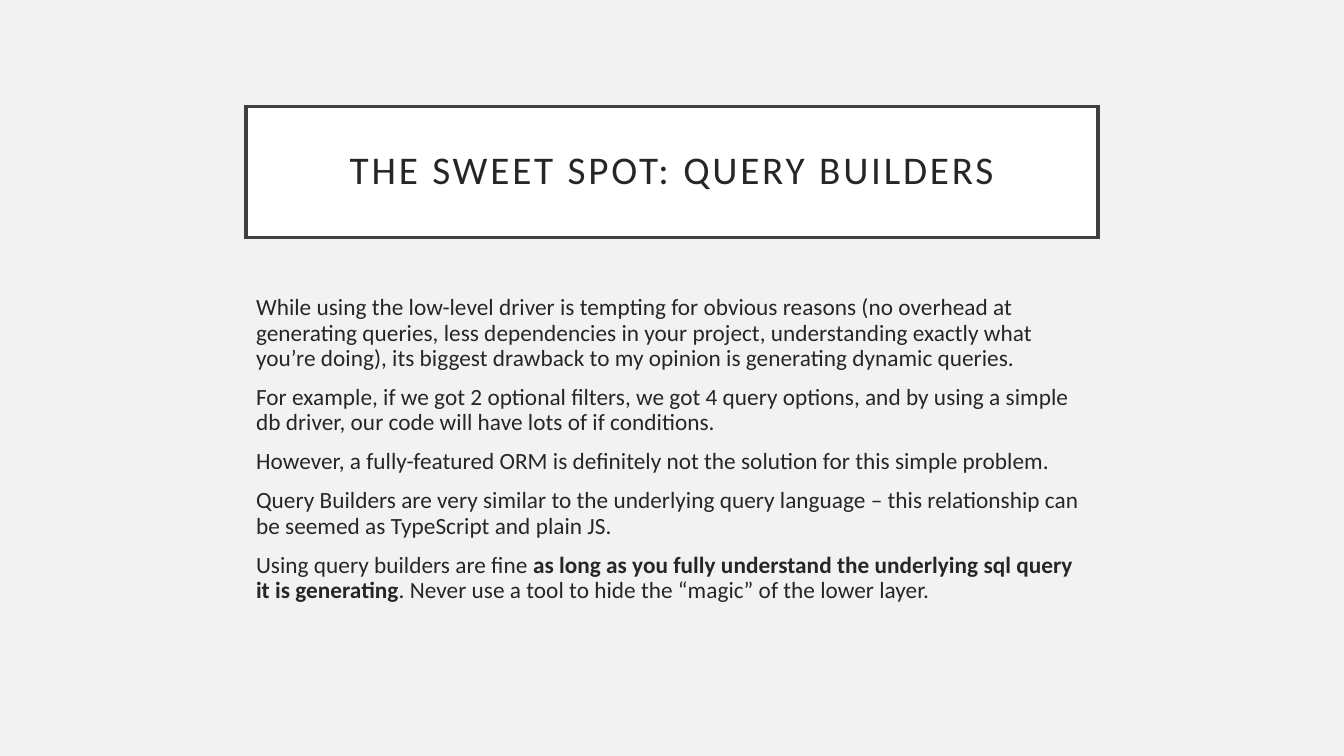
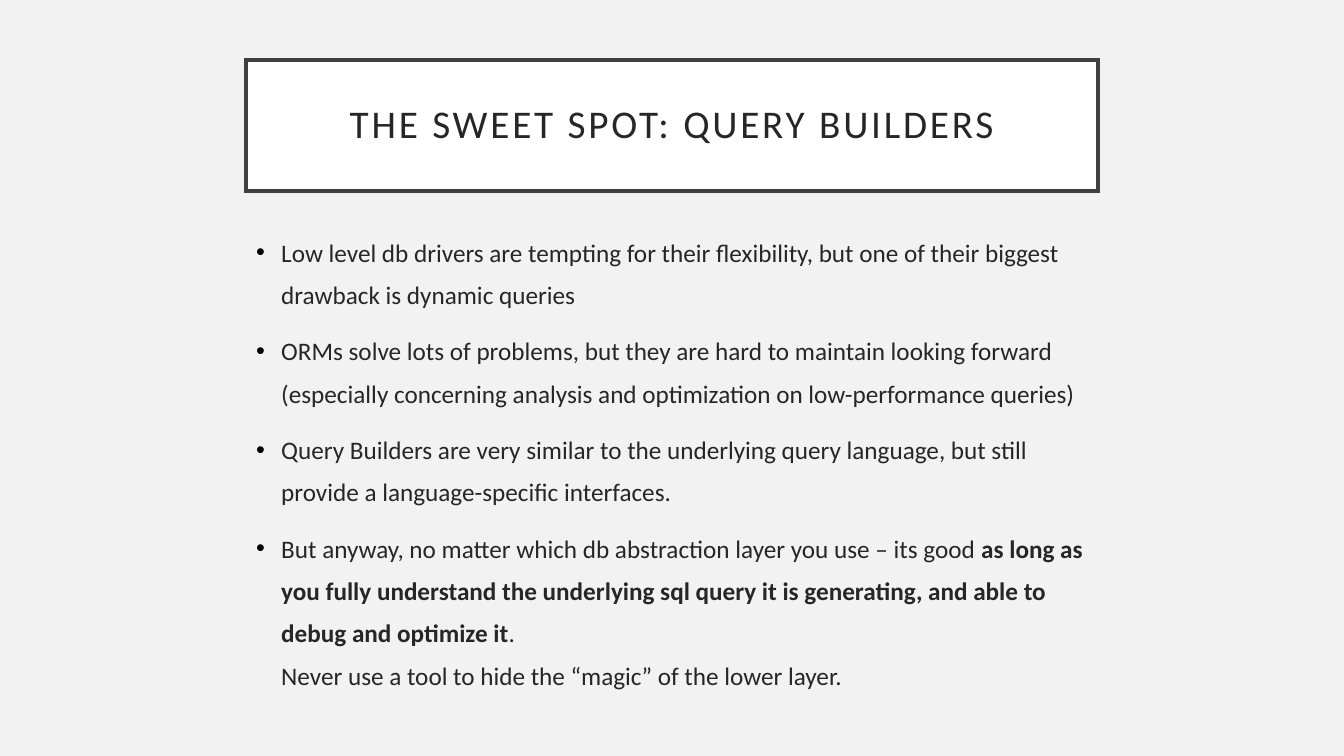
Before and after one commit to danielgolub/stop-using-orms, a slide deck: slide 15 of avoid-orms.pptx (slide 14 before the commit). Drawn at 1344x756 pixels with LibreOffice and Linux fonts; fonts in the diff are those of the drawing. Boxes give left, top, right and bottom in pixels: in the first picture for what was removed or moved away, otherwise in the second. Text is boxed around its words. In the diff, an @@ line names an element or a change of style, - is before the commit and + after.

Commit message:
PPT optimization + better examples

```diff
--- a/avoid-orms.pptx
+++ b/avoid-orms.pptx
@@ title "THE SWEET SPOT: QUERY BUILDERS": place and size @@
-title "THE SWEET SPOT: QUERY BUILDERS" at (246, 106, 1098, 237)
+title "THE SWEET SPOT: QUERY BUILDERS" at (246, 60, 1098, 192)
@@ text at (281, 244, 1082, 690): text changed; size 16.6 to 18 pt @@
-While using the low-level driver is tempting for obvious reasons (no overhead at generating queries, less dependencies in your project, understanding exactly what you’re doing), its biggest drawback to my opinion is generating dynamic queries.
-For example, if we got 2 optional filters, we got 4 query options, and by using a simple db driver, our code will have lots of if conditions.
-However, a fully-featured ORM is definitely not the solution for this simple problem.
-Query Builders are very similar to the underlying query language – this relationship can be seemed as TypeScript and plain JS.
-Using query builders are fine as long as you fully understand the underlying sql query it is generating. Never use a tool to hide the “magic” of the lower layer.
+• Low level db drivers are tempting for their flexibility, but one of their biggest drawback is dynamic queries
+• ORMs solve lots of problems, but they are hard to maintain looking forward (especially concerning analysis and optimization on low-performance queries)
+• Query Builders are very similar to the underlying query language, but still provide a language-specific interfaces.
+• But anyway, no matter which db abstraction layer you use – its good as long as you fully understand the underlying sql query it is generating, and able to debug and optimize it.
+  Never use a tool to hide the “magic” of the lower layer.
```
Also in this commit, not shown: 5 other slides changed, 2 slides added, 3 other files.
